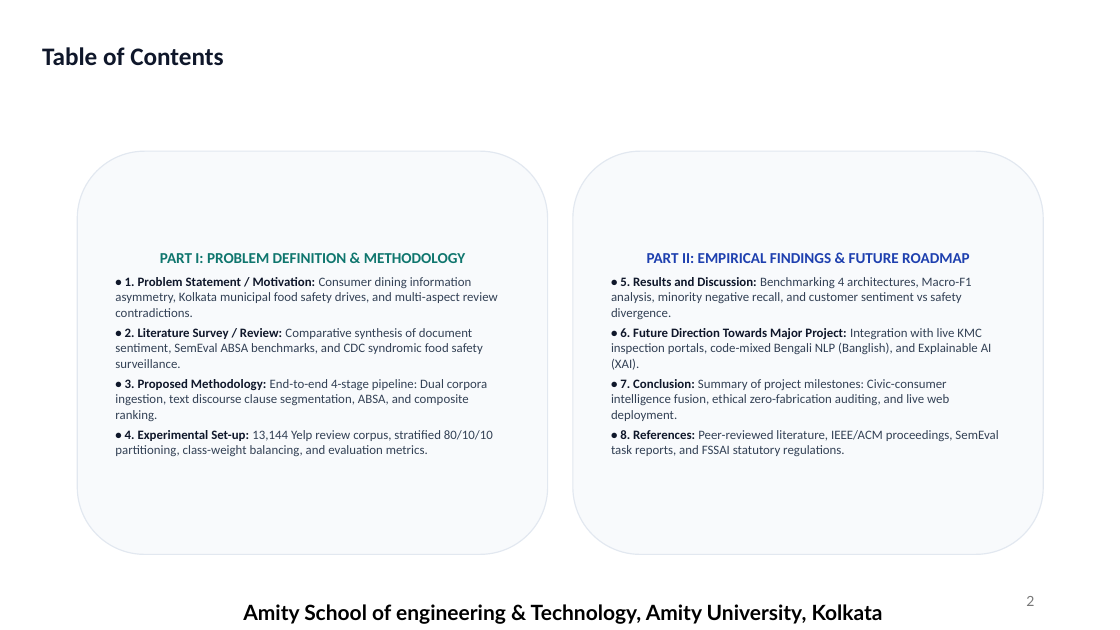
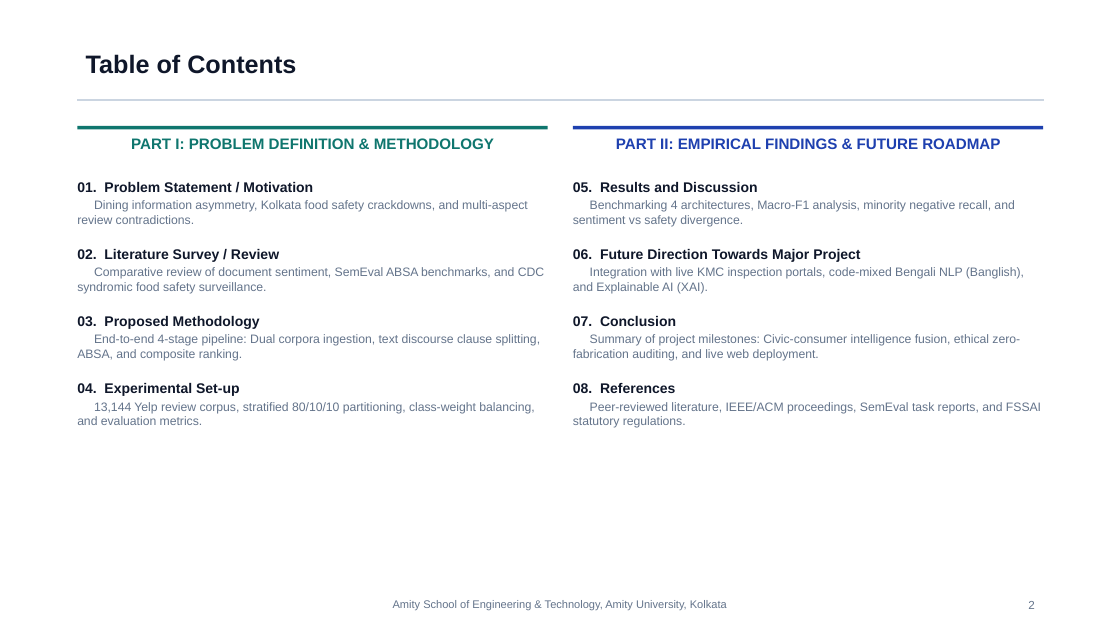
Before and after one commit to tanimnaha/food-review-intelligence, a slide deck: slide 2 of presentation/Kolkata_FoodLens_Minor_Project_Presentation.pptx. Drawn at 1120x630 pixels with LibreOffice and Linux fonts; fonts in the diff are those of the drawing. Boxes give left, top, right and bottom in pixels: in the first picture for what was removed or moved away, otherwise in the second. Text is boxed around its words. In the diff, an @@ line names an element or a change of style, - is before the commit and + after.

Commit message:
fix(presentation): refine slide design to human publication-grade light theme eliminating empty card containers and unifying typographic alignment

```diff
--- a/presentation/Kolkata_FoodLens_Minor_Project_Presentation.pptx
+++ b/presentation/Kolkata_FoodLens_Minor_Project_Presentation.pptx
@@ title "Table of Contents": place and size @@
-title "Table of Contents" at <box>42,47,223,66</box>
+title "Table of Contents" at <box>86,54,296,74</box>
@@ title "Table of Contents" at <box>86,54,296,74</box>: font Calibri to Arial; vertical alignment top to middle @@
@@ rectangle added at <box>77,99,1044,100</box>, fill #CBD5E1, outline #CBD5E1 0.5 pt @@
@@ text "PART I: PROBLEM DEFINITION & ..." at <box>77,138,544,425</box>: vertical alignment middle to top; fill #F8FAFC to none; outline #E2E8F0 1 pt to none @@
@@ text "PART I: PROBLEM DEFINITION & ...": place and size @@
-text "PART I: PROBLEM DEFINITION & ..." at <box>77,151,548,555</box>
+text "PART I: PROBLEM DEFINITION & ..." at <box>77,138,544,425</box>
@@ rectangle added at <box>77,126,548,129</box>, fill #0F766E @@
@@ text at <box>131,138,494,149</box>: font Calibri to Arial in "PART I: PROBLEM DEFINITION & METHODOLOGY"; more space between paragraphs @@
@@ text "PART II: EMPIRICAL FINDINGS & ...": place and size @@
-text "PART II: EMPIRICAL FINDINGS & ..." at <box>573,151,1044,555</box>
+text "PART II: EMPIRICAL FINDINGS & ..." at <box>573,138,1041,428</box>
@@ text "PART II: EMPIRICAL FINDINGS & ..." at <box>573,138,1041,428</box>: vertical alignment middle to top; fill #F8FAFC to none; outline #E2E8F0 1 pt to none @@
@@ rectangle added at <box>573,126,1044,129</box>, fill #1E40AF @@
@@ text at <box>616,138,1000,149</box>: font Calibri to Arial in "PART II: EMPIRICAL FINDINGS & FUTURE ROADMAP"; more space between paragraphs @@
@@ text at <box>77,182,544,425</box>: text changed; size 11 to 10.5 pt; font Calibri to Arial; text colour #334155 to #64748B @@
-• 1. Problem Statement / Motivation: Consumer dining information asymmetry, Kolkata municipal food safety drives, and multi-aspect review contradictions.
-• 2. Literature Survey / Review: Comparative synthesis of document sentiment, SemEval ABSA benchmarks, and CDC syndromic food safety surveillance.
-• 3. Proposed Methodology: End-to-end 4-stage pipeline: Dual corpora ingestion, text discourse clause segmentation, ABSA, and composite ranking.
-• 4. Experimental Set-up: 13,144 Yelp review corpus, stratified 80/10/10 partitioning, class-weight balancing, and evaluation metrics.
+01. Problem Statement / Motivation
+Dining information asymmetry, Kolkata food safety crackdowns, and multi-aspect review contradictions.
+02. Literature Survey / Review
+Comparative review of document sentiment, SemEval ABSA benchmarks, and CDC syndromic food safety surveillance.
+03. Proposed Methodology
+End-to-end 4-stage pipeline: Dual corpora ingestion, text discourse clause splitting, ABSA, and composite ranking.
+04. Experimental Set-up
+13,144 Yelp review corpus, stratified 80/10/10 partitioning, class-weight balancing, and evaluation metrics.
@@ text at <box>573,182,1041,428</box>: text changed; size 11 to 10.5 pt; font Calibri to Arial; text colour #334155 to #64748B @@
-• 5. Results and Discussion: Benchmarking 4 architectures, Macro-F1 analysis, minority negative recall, and customer sentiment vs safety divergence.
-• 6. Future Direction Towards Major Project: Integration with live KMC inspection portals, code-mixed Bengali NLP (Banglish), and Explainable AI (XAI).
-• 7. Conclusion: Summary of project milestones: Civic-consumer intelligence fusion, ethical zero-fabrication auditing, and live web deployment.
-• 8. References: Peer-reviewed literature, IEEE/ACM proceedings, SemEval task reports, and FSSAI statutory regulations.
+05. Results and Discussion
+Benchmarking 4 architectures, Macro-F1 analysis, minority negative recall, and sentiment vs safety divergence.
+06. Future Direction Towards Major Project
+Integration with live KMC inspection portals, code-mixed Bengali NLP (Banglish), and Explainable AI (XAI).
+07. Conclusion
+Summary of project milestones: Civic-consumer intelligence fusion, ethical zero-fabrication auditing, and live web deployment.
+08. References
+Peer-reviewed literature, IEEE/ACM proceedings, SemEval task reports, and FSSAI statutory regulations.
@@ text "Amity School of Engineering & ..." at <box>393,600,727,611</box>: vertical alignment top to middle @@
@@ text "2" at <box>1028,601,1034,609</box>: size 12 to 10 pt, font Lato to Arial, text colour #797979 to #64748B @@
@@ text at <box>393,600,727,611</box>: text changed; size 18 to 9.5 pt; font Lato to Arial; text colour #000000 to #64748B; bold off @@
-Amity School of engineering & Technology, Amity University, Kolkata
+Amity School of Engineering & Technology, Amity University, Kolkata
```
Also in this commit, not shown: 9 other slides changed, 4 other files.
